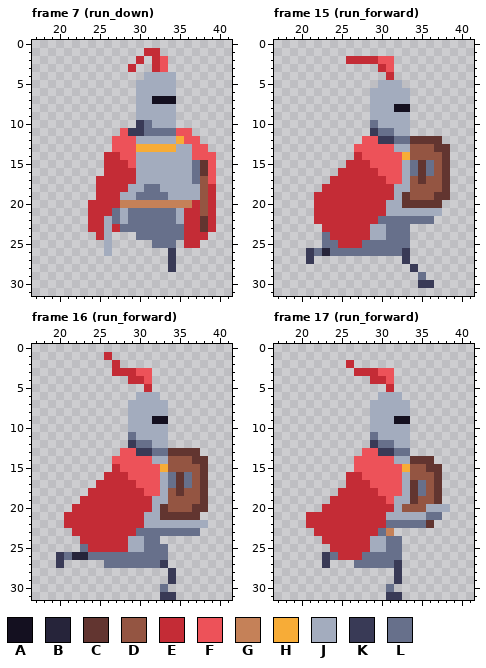
File history of a pixel-art file, Orbsmash/ContentSource/Characters/Knight.aseprite. The first picture shows the starting point.
64x32 pixels, 75 frames. Shown: frame 7 (run_down): x 17..41, y 0..31; frame 15 (run_forward): x 17..41, y 0..31; frame 16 (run_forward): x 17..41, y 0..31; frame 17 (run_forward): x 17..41, y 0..31. The commit also changed other frames, which this record leaves out.
Visible layers, top first: "effects", "head", "shield_front", "cape", "sword", "body", "shield", "legs".
Palette (. is transparent): A #141020  B #26243a  C #623530  D #945542  E #c42c36  F #ed5259  G #c58158  H #f7ac37  J #a3acbe  K #393a56  L #67708b
Pixels before, frame 7 (run_down), first column x 24:
 1 .......EE.......
 2 ......E.EF......
 3 .....E..EF......
 4 .......JJJJ.....
 5 ......JJJJJ.....
 6 ......JJJJJ.....
 7 ......JJAAA.....
 8 ......JJJJJ.....
 9 ......JJJJJ.....
10 ......KLJJJ.....
11 ....FKKLLLLFF...
12 ...FFFJJJJJHFF..
13 ...FFFHHHHHJJFF.
14 ..EEFFJJJJJJJFFF
15 ..EEEFJJJJJJJLCF
16 ..EEEEJJJJJJJLCF
17 .EEEEEJJJJJJJLDF
18 .EEEEJJLLJJJJJDE
19 .EEEJJLLLLJJJJDE
20 EEEEGGGGGGGGGEDE
21 EEELJLLLLLLJEEDE
22 EEJLJLLLLLLJEECE
23 EEJELLLLLLLLEECE
24 .EJ...LLLLLLEEE.
25 ..J.....LLL.EE..
26 ..J.......K.....
27 ..........K.....
28 ..........K.....
Pixels before, frame 15 (run_forward), first column x 21:
 2 .....EEEEFF.......
 3 .........EF.......
 4 ..........E.......
 5 .........JJJ......
 6 ........JJJJJ.....
 7 ........JJJJJ.....
 8 ........JJJAA.....
 9 ........JJJJJ.....
10 ........LJJJJ.....
11 ........KLLJJ.....
12 .......FFKKLLCCCC.
13 ......FFFFFJJDDDCC
14 ......EFFFFFHDDDDC
15 .....EEEFFFFJLCLDC
16 ....EEEEEFFFJLCLDC
17 ...EEEEEEEFFJDCDDC
18 ..EEEEEEEEEJJDDDDC
19 .EEEEEEEEEEJCDDDCC
20 .EEEEEEEEEJJCCCCC.
21 .EEEEEEEEEJJJJJJJ.
22 .EEEEEEEELLLLLLL..
23 ..EEEEEEJJLLL.....
24 ..LEEEEEJJLLL.....
25 ..LLEEELLLLLL.....
26 KLBLLLLLLLLLK.....
27 K...........K.....
28 .............K....
29 ..............L...
30 ..............KK..
Pixels before, frame 16 (run_forward), first column x 20:
 1 ......E............
 2 .......E...........
 3 .......EEEFF.......
 4 .........EEF.......
 5 ...........E.......
 6 ..........JJJ......
 7 .........JJJJJ.....
 8 .........JJJJJ.....
 9 .........JJJAA.....
10 .........JJJJJ.....
11 .........LJJJJ.....
12 .........KLLJJ.....
13 ........FFKKLLCCCC.
14 .......FFFFFJJDDDCC
15 .......EFFFFFHDDDDC
16 ......EEEFFFFJLCLDC
17 .....EEEEEFFFJLCLDC
18 ....EEEEEEEFFJDCDDC
19 ...EEEEEEEEEJJDDDDC
20 ..EEEEEEEEEEJCDDDCC
21 .EEEEEEEEEEJJCCCCC.
22 .EEEEEEEEEEJJJJJJJJ
23 ..EEEEEEEELLLLLLLL.
24 ...EEEEEEJJLL......
25 ...LEEEEEJJLLL.....
26 KLBBLLLLLLLLLL.....
27 K.....LLLLLLLK.....
28 ..............K....
29 ..............K....
30 .............L.....
31 .............KK....
Pixels before, frame 17 (run_forward), first column x 21:
 2 .....E............
 3 ......EEEFF.......
 4 ........EEF.......
 5 ..........E.......
 6 .........JJJ......
 7 ........JJJJJ.....
 8 ........JJJJJ.....
 9 ........JJJAA.....
10 ........JJJJJ.....
11 ........LJJJJ.....
12 ........KLLJJ.....
13 .......FFKKLL.....
14 ......FFFFFJJCCC..
15 ......FFFFFFHDDCC.
16 .....EEFFFFFJDDDC.
17 .....EEEFFFFJCLDC.
18 ....EEEEEFFFJCLDC.
19 ...EEEEEEEFJJCDDC.
20 ..EEEEEEEEEJDDDJJJ
21 EEEEEEEEEEJJJJJLL.
22 EEEEEEEEEELLLLLC..
23 .EEEEEEEELG.......
24 ..EEEEEEJJLL......
25 ...EEEEEJJLL......
26 ..KLEEELLLLL......
27 ..K...LLLLLK......
28 ...........K......
29 ...........K......
30 ..........L.......
31 ..........KK......
New version:
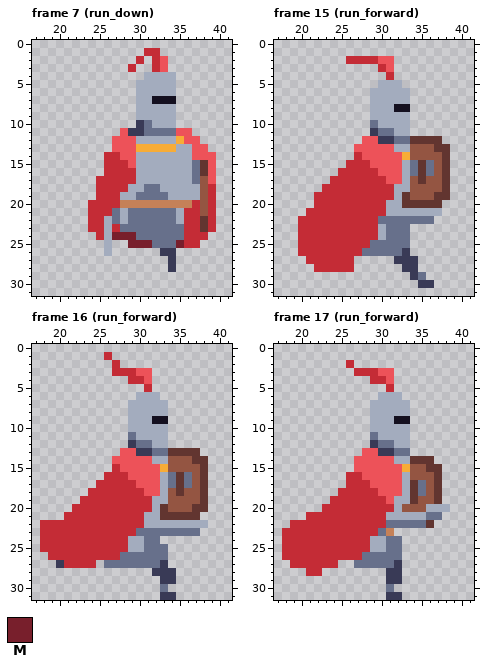
Colours new in this view: M #781f2c
Difference:
{"where": "frame 7 (run_down), layers \"shield_front\", \"cape\""}
{"frame":7,"y":24,"x":27,"old":"...","new":"MMM"}
{"frame":7,"y":25,"x":29,"old":"...","new":"MMM"}
{"frame":7,"y":25,"x":35,"old":".","new":"M"}
{"frame":7,"y":26,"x":33,"old":".","new":"K"}
{"where": "frame 15 (run_forward), layer \"cape\""}
{"frame":15,"y":21,"x":21,"old":".","new":"E"}
{"frame":15,"y":22,"x":20,"old":"..","new":"EE"}
{"frame":15,"y":23,"x":20,"old":"...","new":"EEE"}
{"frame":15,"y":23,"x":29,"old":"J","new":"E"}
{"frame":15,"y":24,"x":20,"old":"...L","new":"EEEE"}
{"frame":15,"y":24,"x":29,"old":"J","new":"E"}
{"frame":15,"y":25,"x":20,"old":"...LL","new":"EEEEE"}
{"frame":15,"y":25,"x":28,"old":"L","new":"E"}
{"frame":15,"y":26,"x":20,"old":".KLBLLLL","new":"EEEEEEEE"}
{"frame":15,"y":27,"x":21,"old":"K.....","new":"EEEEEE"}
{"frame":15,"y":27,"x":32,"old":".","new":"K"}
{"frame":15,"y":27,"x":34,"old":".","new":"K"}
{"frame":15,"y":28,"x":22,"old":".....","new":"EEEEE"}
{"frame":15,"y":28,"x":33,"old":".","new":"K"}
{"frame":15,"y":29,"x":34,"old":".","new":"K"}
{"where": "frame 16 (run_forward), layer \"cape\""}
{"frame":16,"y":22,"x":18,"old":"...","new":"EEE"}
{"frame":16,"y":23,"x":18,"old":"....","new":"EEEE"}
{"frame":16,"y":24,"x":18,"old":".....","new":"EEEEE"}
{"frame":16,"y":25,"x":18,"old":".....L","new":"EEEEEE"}
{"frame":16,"y":26,"x":19,"old":".KLBBLLLL","new":"EEEEEEEEE"}
{"frame":16,"y":27,"x":21,"old":"....","new":"EEEE"}
{"frame":16,"y":28,"x":32,"old":"..","new":"KK"}
{"frame":16,"y":29,"x":33,"old":".","new":"K"}
{"where": "frame 17 (run_forward), layer \"cape\""}
{"frame":17,"y":22,"x":19,"old":"..","new":"EE"}
{"frame":17,"y":23,"x":18,"old":"....","new":"EEEE"}
{"frame":17,"y":24,"x":18,"old":".....","new":"EEEEE"}
{"frame":17,"y":25,"x":18,"old":"......","new":"EEEEEE"}
{"frame":17,"y":26,"x":18,"old":".....KL","new":"EEEEEEE"}
{"frame":17,"y":27,"x":19,"old":"....K.","new":"EEEEEE"}
{"frame":17,"y":28,"x":21,"old":"..","new":"EE"}
{"frame":17,"y":28,"x":31,"old":".","new":"K"}
{"frame":17,"y":29,"x":31,"old":".","new":"K"}
